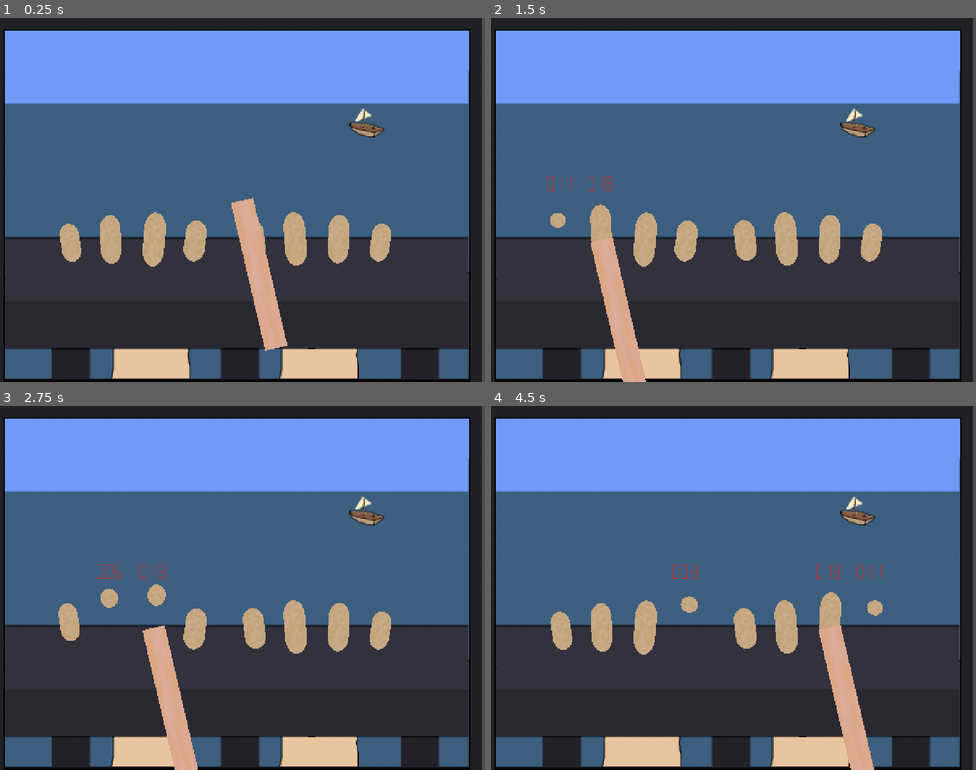
Above: before the commit, frames 1-4 (two rows, left to right).
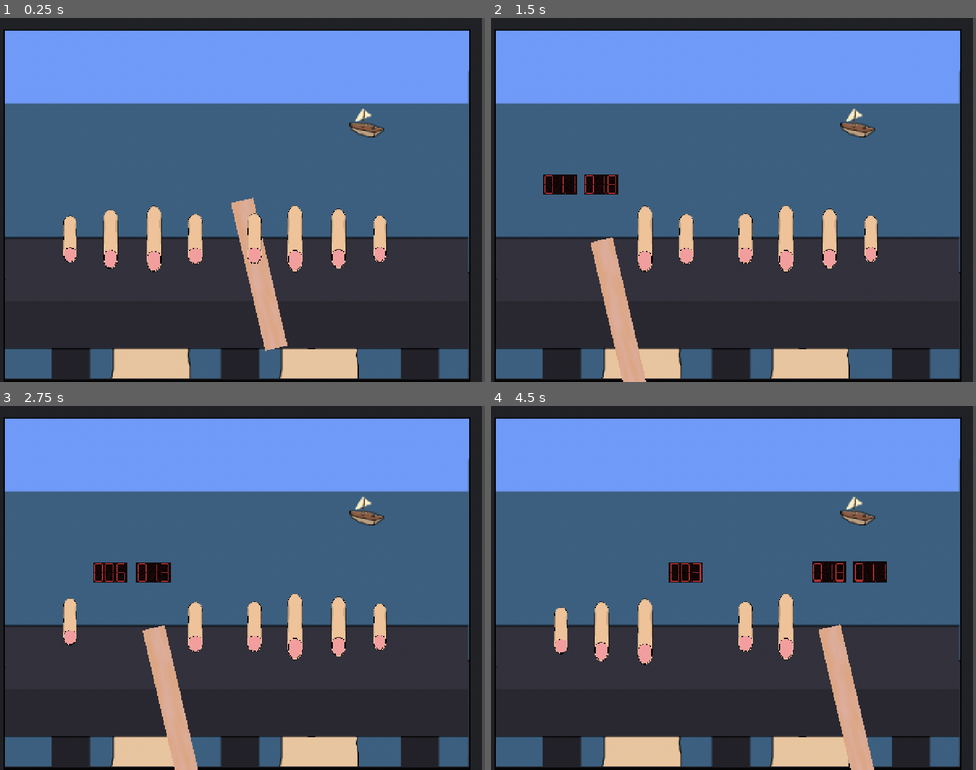
Above: after the commit, the same moments.

Repository: tom-frantz/gmtk-2026
Game: Godot game, scene res://scenes/minigames/finger_hammer/minigame_finger_hammer.tscn
Same seed, same stepped clock (60 frames per second), same inputs: the game is played once before the commit and once after it. This scene is started directly instead of the project's main scene. Sound files missing from this copy of the repository are replaced by a short silence.
Inputs (mouse positions are in pixels of both pictures, inside the frame that each line leads up to):
- Up to frame 1 (0.25 s): no input
- Up to frame 2 (1.5 s): tap Enter at 0.5 s; move the mouse to (563, 243) at 0.52 s; click (563, 243) at 0.6 s; move the mouse to (602, 240) at 1.27 s; click (602, 240) at 1.35 s
- Up to frame 3 (2.75 s): tap Space at 2 s; move the mouse to (155, 628) at 2.02 s; click (155, 628) at 2.1 s
- Up to frame 4 (4.5 s): move the mouse to (685, 628) at 2.77 s; click (685, 628) at 2.85 s; move the mouse to (869, 631) at 3.52 s; click (869, 631) at 3.6 s; move the mouse to (830, 628) at 4.27 s; click (830, 628) at 4.35 s

The runs differ from the first frame. In frame 1, 3.8% of the frame differs, in the area x 12-81%, y 51-70%; in frame 2, 4.3%; in frame 3, 4.0%; in frame 4, 4.4%, in the area x 12-82%, y 42-72%.

Commit message:
Hanging Finger - Use timer and finger sprites

Diff:
--- a/scenes/minigames/finger_hammer/hanging_finger.gd
+++ b/scenes/minigames/finger_hammer/hanging_finger.gd
@@ -3,48 +3,70 @@
 class_name HangingFinger2D
 
 @export var smash_timeout: float = 1
+@export var finger_position: Vector2:
+    set(value):
+        finger_position = value
+        if Engine.is_editor_hint():
+            update_finger_location()
+@export_range(-360, 360, 1, "degrees", "prefer_slider") var finger_rotation: int:
+    set(value):
+        finger_rotation = value
+        if Engine.is_editor_hint():
+            update_finger_location()
 var is_smashed: bool = false
 var is_hovered: bool = false
 var finger_animations: AnimationPlayer
+var timer_container: Node2D
 var smashed_timer: DigitalTimer2D
+
+
+func update_finger_location() -> void:
+    (%FingerArea as Node2D).position = finger_position
+    (%FingerArea as Node2D).rotation_degrees = finger_rotation
 
 func _ready() -> void:
     finger_animations = %FingerAnimations
+    timer_container = %TimerContainer
     smashed_timer = %SmashedTimer
+    timer_container.hide()
+    update_finger_location()
 
 signal smashed(finger: HangingFinger2D)
 
 func _input(event: InputEvent) -> void:
     if event is InputEventMouseButton and event.is_pressed():
-        if is_hovered:
+        if is_hovered and not is_smashed:
             smash()
 
 func smash() -> void:
     finger_animations.play("hit")
-    smashed_timer.show()
+    (%FingerHolding as Node2D).hide()
+    timer_container.show()
     smashed_timer.timer.start(smash_timeout)
     is_smashed = true
-    is_hovered = false
     emit_signal("smashed", self)
     (%YelpSFX as AudioStreamPlayer).play()
 
 func recover() -> void:
-    smashed_timer.hide()
-    smashed_timer.timer.start(smash_timeout)
+    timer_container.hide()
+    smashed_timer.timer.stop()
     is_smashed = false
     finger_animations.play_backwards("hit")
+    (%FingerHolding as Node2D).show()
+    if is_hovered:
+        start_hover()
 
 
 func start_hover() -> void:
+    is_hovered = true
     if not is_smashed:
-        is_hovered = true
         finger_animations.play("shaking")
 
 func end_hover() -> void:
+    is_hovered = false
     if not is_smashed:
-        is_hovered = false
         finger_animations.stop()
 
 func hand_smashed() -> void:
-    smashed_timer.hide()
+    timer_container.hide()
     smashed_timer.timer.stop()
--- a/scenes/minigames/finger_hammer/hanging_finger.tscn
+++ b/scenes/minigames/finger_hammer/hanging_finger.tscn
@@ -2,7 +2,9 @@
 
 [ext_resource type="Script" uid="uid://kpl1s6uq75fh" path="res://scenes/minigames/finger_hammer/hanging_finger.gd" id="1_5hh8l"]
 [ext_resource type="PackedScene" uid="uid://d3qorbs0l4srn" path="res://scenes/common/timer/timer.tscn" id="2_ux67n"]
+[ext_resource type="Texture2D" uid="uid://dcp2vro8tkug" path="res://assets/finger_hammer_finger01.png" id="3_2efa6"]
 [ext_resource type="AudioStream" uid="uid://crq4uoly53l74" path="res://assets/sound/fx/yelp1.wav" id="3_jd36g"]
+[ext_resource type="Texture2D" uid="uid://ddi04crx6ug8s" path="res://assets/finger_hammer_finger02.png" id="4_0rpii"]
 [ext_resource type="AudioStream" uid="uid://cxaclbi3dut68" path="res://assets/sound/fx/yelp2.wav" id="4_2efa6"]
 [ext_resource type="AudioStream" uid="uid://bwdgoqcnm2jb1" path="res://assets/sound/fx/yelp3.wav" id="5_0rpii"]
 [ext_resource type="AudioStream" uid="uid://b0n8qqh4iqhr0" path="res://assets/sound/fx/yelp4.wav" id="6_kbqcc"]
@@ -12,66 +14,50 @@
 [ext_resource type="AudioStream" uid="uid://civnbg5ac755x" path="res://assets/sound/fx/yelp8.wav" id="10_ee0fu"]
 [ext_resource type="AudioStream" uid="uid://6rcbcahipvbc" path="res://assets/sound/fx/yelpshort.wav" id="11_wjl8l"]
 
-[sub_resource type="CapsuleMesh" id="CapsuleMesh_v7qgo"]
-radius = 30.0
-height = 100.0
-radial_segments = 45
-rings = 10
+[sub_resource type="BoxMesh" id="BoxMesh_7tylt"]
+size = Vector3(90, 56, 1)
+
+[sub_resource type="Gradient" id="Gradient_u0yoy"]
+offsets = PackedFloat32Array(0, 0.8518519, 1)
+colors = PackedColorArray(0, 0, 0, 1, 0.12772058, 0.04088587, 0.04410418, 1, 0.23234275, 0.074377485, 0.08023208, 1)
+
+[sub_resource type="FastNoiseLite" id="FastNoiseLite_kbqcc"]
+noise_type = 0
+frequency = 0.4395
+
+[sub_resource type="NoiseTexture2D" id="NoiseTexture2D_0rpii"]
+width = 300
+height = 165
+noise = SubResource("FastNoiseLite_kbqcc")
+color_ramp = SubResource("Gradient_u0yoy")
+normalize = false
 
 [sub_resource type="Animation" id="Animation_5hh8l"]
 length = 0.001
 tracks/0/type = "value"
 tracks/0/imported = false
 tracks/0/enabled = true
-tracks/0/path = NodePath("FingerHolding:position")
+tracks/0/path = NodePath("%FingerHolding:rotation")
 tracks/0/interp = 1
 tracks/0/loop_wrap = true
 tracks/0/keys = {
 "times": PackedFloat32Array(0),
 "transitions": PackedFloat32Array(1),
 "update": 0,
-"values": [Vector2(0, 0)]
+"values": [0.0]
 }
 tracks/1/type = "value"
 tracks/1/imported = false
 tracks/1/enabled = true
-tracks/1/path = NodePath("FingerHolding:rotation")
+tracks/1/path = NodePath("%FingerHolding:position")
 tracks/1/interp = 1
 tracks/1/loop_wrap = true
 tracks/1/keys = {
 "times": PackedFloat32Array(0),
 "transitions": PackedFloat32Array(1),
 "update": 0,
-"values": [0.0]
+"values": [Vector2(0, -41)]
 }
-tracks/2/type = "value"
-tracks/2/imported = false
-tracks/2/enabled = true
-tracks/2/path = NodePath("FingerHolding:position")
-tracks/2/interp = 1
-tracks/2/loop_wrap = true
-tracks/2/keys = {
-"times": PackedFloat32Array(0),
-"transitions": PackedFloat32Array(1),
-"update": 0,
-"values": [Vector2(0, 0)]
-}
-tracks/3/type = "value"
-tracks/3/imported = false
-tracks/3/enabled = true
-tracks/3/path = NodePath("FingerHolding:mesh")
-tracks/3/interp = 1
-tracks/3/loop_wrap = true
-tracks/3/keys = {
-"times": PackedFloat32Array(0),
-"transitions": PackedFloat32Array(1),
-"update": 1,
-"values": [SubResource("CapsuleMesh_v7qgo")]
-}
-
-[sub_resource type="SphereMesh" id="SphereMesh_fmnn8"]
-radius = 25.0
-height = 39.0
 
 [sub_resource type="Animation" id="Animation_ux67n"]
 resource_name = "hit"
@@ -80,26 +66,14 @@
 tracks/0/type = "value"
 tracks/0/imported = false
 tracks/0/enabled = true
-tracks/0/path = NodePath("FingerHolding:position")
+tracks/0/path = NodePath("%FingerHolding:position")
 tracks/0/interp = 1
 tracks/0/loop_wrap = true
 tracks/0/keys = {
 "times": PackedFloat32Array(0, 0.175, 0.225),
 "transitions": PackedFloat32Array(1, 1, 1),
 "update": 0,
-"values": [Vector2(0, 0), Vector2(0, -32), Vector2(0, -60)]
-}
-tracks/1/type = "value"
-tracks/1/imported = false
-tracks/1/enabled = true
-tracks/1/path = NodePath("FingerHolding:mesh")
-tracks/1/interp = 1
-tracks/1/loop_wrap = true
-tracks/1/keys = {
-"times": PackedFloat32Array(0, 0.15, 0.225),
-"transitions": PackedFloat32Array(1, 1, 1),
-"update": 1,
-"values": [SubResource("CapsuleMesh_v7qgo"), SubResource("CapsuleMesh_v7qgo"), SubResource("SphereMesh_fmnn8")]
+"values": [Vector2(0, -32), Vector2(0, -64), Vector2(0, -90)]
 }
 
 [sub_resource type="Animation" id="Animation_fmnn8"]
@@ -109,19 +83,19 @@
 tracks/0/type = "value"
 tracks/0/imported = false
 tracks/0/enabled = true
-tracks/0/path = NodePath("FingerHolding:position")
+tracks/0/path = NodePath("%FingerHolding:position")
 tracks/0/interp = 1
 tracks/0/loop_wrap = true
 tracks/0/keys = {
 "times": PackedFloat32Array(0, 0.05, 0.1, 0.15, 0.2, 0.25, 0.3024767, 0.35247672, 0.4024767, 0.4524767, 0.5024767, 0.5524767, 0.59897226, 0.6489723, 0.6989722, 0.7489723, 0.79897225, 0.84897226, 0.9, 0.95, 0.99999994),
 "transitions": PackedFloat32Array(1, 1, 1, 1, 1, 1, 1, 1, 1, 1, 1, 1, 1, 1, 1, 1, 1, 1, 1, 1, 1),
 "update": 0,
-"values": [Vector2(0, 0), Vector2(0, 0), Vector2(-3, 3), Vector2(3, -2), Vector2(-5, 0), Vector2(9, 0), Vector2(0, 0), Vector2(0, 0), Vector2(-3, 3), Vector2(3, -2), Vector2(-5, 0), Vector2(9, 0), Vector2(0, 0), Vector2(0, 0), Vector2(-3, 3), Vector2(3, -2), Vector2(-5, 0), Vector2(9, 0), Vector2(0, 0), Vector2(0, 0), Vector2(-3, 3)]
+"values": [Vector2(0, -40), Vector2(0, -40), Vector2(-1, -37), Vector2(1, -42), Vector2(-3, -40), Vector2(3, -40), Vector2(0, -40), Vector2(0, -40), Vector2(-3, -37), Vector2(3, -42), Vector2(-1, -40), Vector2(3, -40), Vector2(0, -40), Vector2(0, -40), Vector2(-1, -37), Vector2(3, -42), Vector2(-2, -40), Vector2(2, -40), Vector2(0, -40), Vector2(0, -40), Vector2(-3, -37)]
 }
 tracks/1/type = "value"
 tracks/1/imported = false
 tracks/1/enabled = true
-tracks/1/path = NodePath("FingerHolding:rotation")
+tracks/1/path = NodePath("%FingerHolding:rotation")
 tracks/1/interp = 1
 tracks/1/loop_wrap = true
 tracks/1/keys = {
@@ -139,22 +113,8 @@
 }
 
 [sub_resource type="CapsuleShape2D" id="CapsuleShape2D_us37y"]
-radius = 30.0
-height = 100.0
-
-[sub_resource type="Gradient" id="Gradient_otdpp"]
-colors = PackedColorArray(0.7133827, 0.5770507, 0.3291013, 1, 0.8437291, 0.7376026, 0.6913125, 1)
-
-[sub_resource type="FastNoiseLite" id="FastNoiseLite_8udrf"]
-noise_type = 4
-frequency = 0.0355
-offset = Vector3(-27.52, 0, 0)
-
-[sub_resource type="NoiseTexture2D" id="NoiseTexture2D_k4s3g"]
-height = 530
-noise = SubResource("FastNoiseLite_8udrf")
-color_ramp = SubResource("Gradient_otdpp")
-normalize = false
+radius = 24.0
+height = 124.0
 
 [sub_resource type="AudioStreamRandomizer" id="AudioStreamRandomizer_363s0"]
 random_pitch = 1.0346073
@@ -172,12 +132,20 @@
 [node name="Finger" type="Node2D" unique_id=683855000]
 script = ExtResource("1_5hh8l")
 
-[node name="SmashedTimer" parent="." unique_id=887145100 instance=ExtResource("2_ux67n")]
+[node name="TimerContainer" type="Node2D" parent="." unique_id=81879323]
 unique_name_in_owner = true
-visible = false
+position = Vector2(3, 2)
+
+[node name="MeshInstance2D" type="MeshInstance2D" parent="TimerContainer" unique_id=1837973827]
+texture_filter = 1
+position = Vector2(-5.5, -147)
+mesh = SubResource("BoxMesh_7tylt")
+texture = SubResource("NoiseTexture2D_0rpii")
+
+[node name="SmashedTimer" parent="TimerContainer" unique_id=887145100 instance=ExtResource("2_ux67n")]
+unique_name_in_owner = true
 position = Vector2(0, -147)
-scale = Vector2(0.4, 0.4)
-show_minutes = false
+scale = Vector2(0.5, 0.5)
 
 [node name="FingerAnimations" type="AnimationPlayer" parent="." unique_id=409710190]
 unique_name_in_owner = true
@@ -186,15 +154,30 @@
 libraries/ = SubResource("AnimationLibrary_u4awx")
 
 [node name="FingerArea" type="Area2D" parent="." unique_id=1510985001]
+unique_name_in_owner = true
+scale = Vector2(1.4399993, 1.1999981)
 
 [node name="CollisionShape2D" type="CollisionShape2D" parent="FingerArea" unique_id=1558834543]
+visible = false
 shape = SubResource("CapsuleShape2D_us37y")
 debug_color = Color(9.62615e-07, 0.5975621, 0.7157372, 0.41960785)
 
-[node name="FingerHolding" type="MeshInstance2D" parent="FingerArea" unique_id=795391792]
+[node name="FingerLetGo" type="Sprite2D" parent="FingerArea" unique_id=570753771]
 unique_name_in_owner = true
-mesh = SubResource("CapsuleMesh_v7qgo")
-texture = SubResource("NoiseTexture2D_k4s3g")
+modulate = Color(0.88403213, 0.60071236, 0.5490394, 1)
+z_index = -1
+texture_filter = 1
+position = Vector2(0, 7)
+scale = Vector2(0.9769318, 0.9769318)
+texture = ExtResource("4_0rpii")
+
+[node name="FingerHolding" type="Sprite2D" parent="FingerArea" unique_id=1711813875]
+unique_name_in_owner = true
+z_index = 3
+texture_filter = 1
+position = Vector2(0, -41)
+texture = ExtResource("3_2efa6")
+offset = Vector2(0, 41)
 
 [node name="YelpSFX" type="AudioStreamPlayer" parent="." unique_id=1052729476]
 unique_name_in_owner = true
@@ -203,6 +186,6 @@
 pitch_scale = 1.5
 playback_type = 2
 
-[connection signal="timeout" from="SmashedTimer" to="." method="recover"]
+[connection signal="timeout" from="TimerContainer/SmashedTimer" to="." method="recover"]
 [connection signal="mouse_entered" from="FingerArea" to="." method="start_hover"]
 [connection signal="mouse_exited" from="FingerArea" to="." method="end_hover"]
